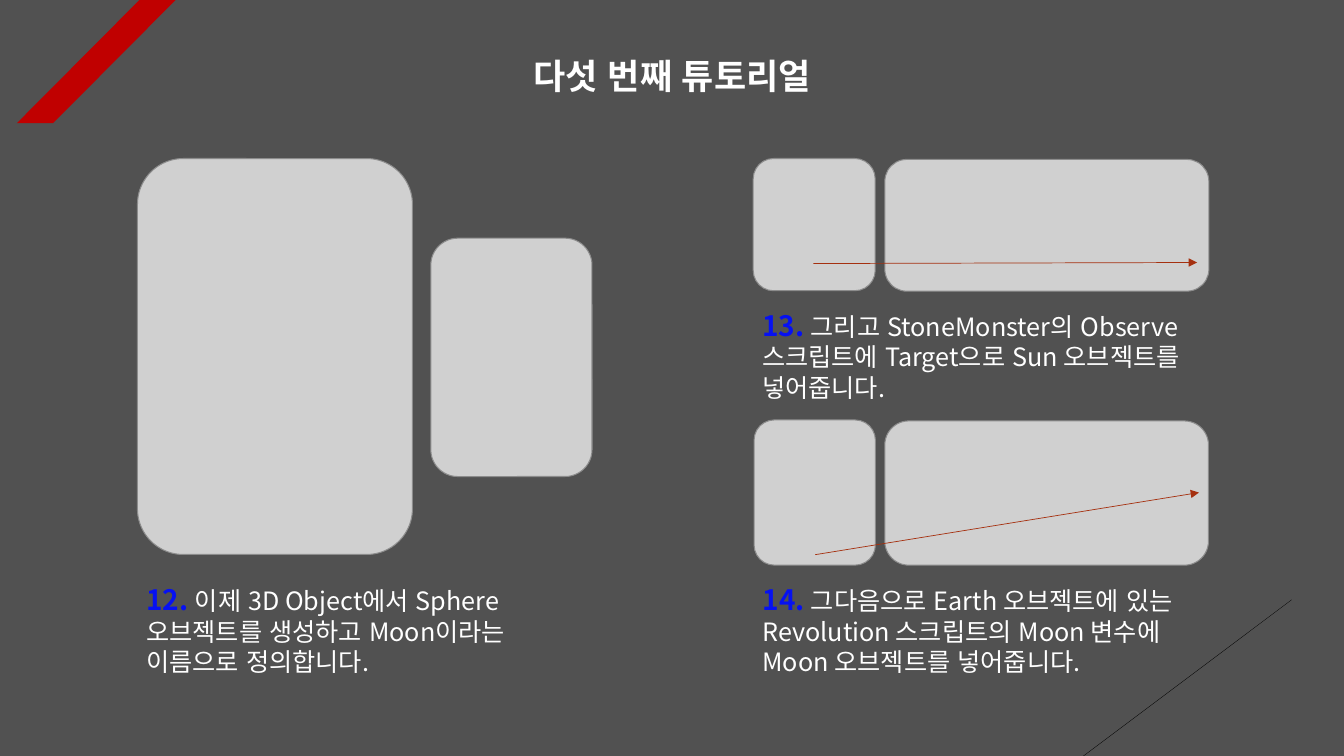
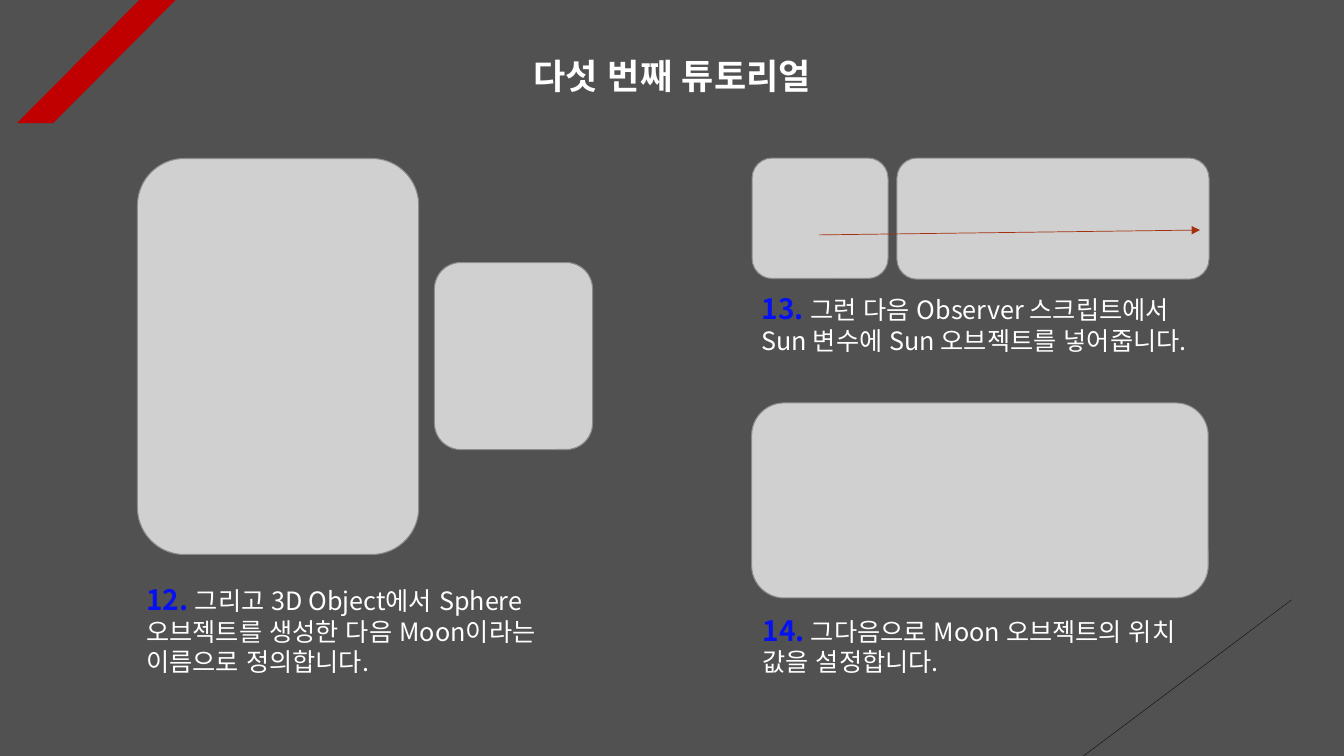
Before and after one commit to Unity2033/3D-UnityEngine, a slide deck: slide 5 of Assets/Rotation/PPT Data/Rotation Example.pptx (slide 7 before the commit). Drawn at 1344x756 pixels with LibreOffice and Linux fonts; fonts in the diff are those of the drawing; grey boxes stand for pictures. Boxes give left, top, right and bottom in pixels: in the first picture for what was removed or moved away, otherwise in the second. Text is boxed around its words. In the diff, an @@ line names an element or a change of style, - is before the commit and + after.

```diff
--- a/Assets/Rotation/PPT Data/Rotation Example.pptx
+++ b/Assets/Rotation/PPT Data/Rotation Example.pptx
@@ picture: place and size @@
-picture at [137, 158, 412, 555]
+picture at [137, 158, 418, 555]
@@ picture: place and size @@
-picture at [753, 158, 875, 290]
+picture at [752, 158, 888, 279]
@@ picture: place and size @@
-picture at [885, 159, 1209, 291]
+picture at [897, 158, 1210, 279]
@@ arrow moved from (814, 263) - (1198, 262) to (819, 235) - (1200, 230) @@
@@ picture: place and size @@
-picture at [431, 238, 592, 476]
+picture at [435, 262, 593, 450]
@@ text at [762, 298, 1187, 352]: text changed @@
-13. 그리고 StoneMonster의 Observe 스크립트에 Target으로 Sun 오브젝트를 넣어줍니다.
+13. 그런 다음 Observer 스크립트에서 Sun 변수에 Sun 오브젝트를 넣어줍니다.
@@ picture: place and size @@
-picture at [885, 421, 1209, 566]
+picture at [752, 403, 1209, 599]
@@ picture removed at [754, 420, 875, 566] @@
@@ arrow removed from (816, 555) to (1200, 493) @@
@@ text at [146, 589, 535, 673]: text changed @@
-12. 이제 3D Object에서 Sphere 오브젝트를 생성하고 Moon이라는 이름으로 정의합니다.
+12. 그리고 3D Object에서 Sphere 오브젝트를 생성한 다음 Moon이라는 이름으로 정의합니다.
@@ text at [763, 620, 1175, 673]: text changed @@
-14. 그다음으로 Earth 오브젝트에 있는 Revolution 스크립트의 Moon 변수에 Moon 오브젝트를 넣어줍니다.
+14. 그다음으로 Moon 오브젝트의 위치 값을 설정합니다.
```
Also in this commit, not shown: 6 other slides changed, 1 slide added, 8 slides removed, 43 other files.
